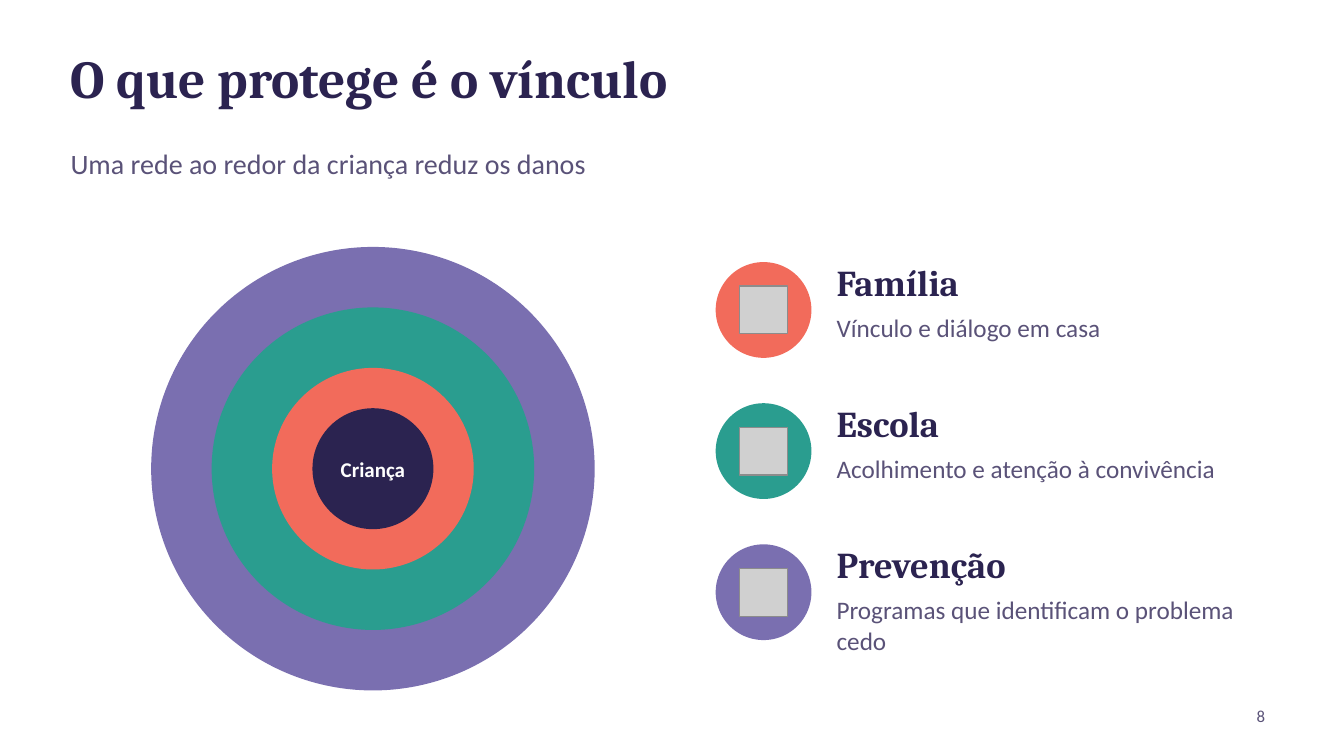
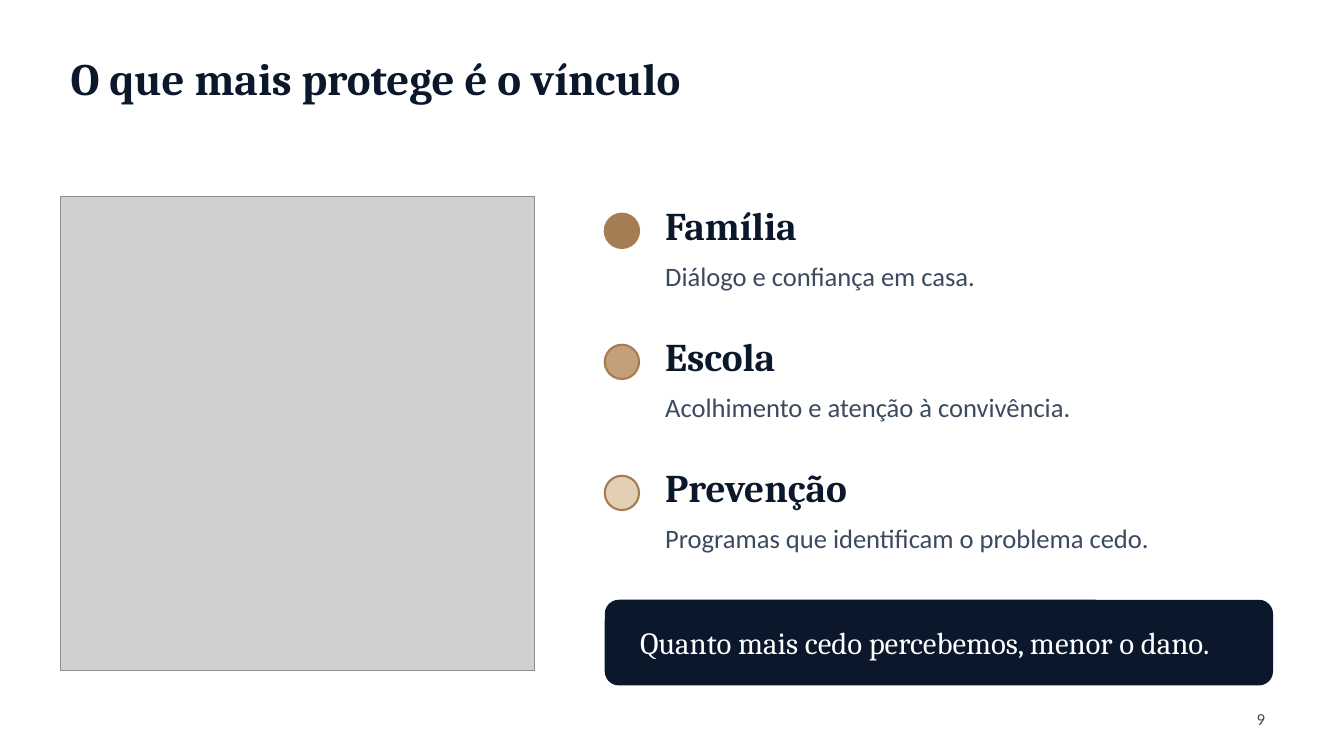
Before and after one commit to ebarroso12/ocorpoexplica, a slide deck: slide 9 of apresentacoes/bullying-saude-mental-escola.pptx (slide 8 before the commit). Drawn at 1344x756 pixels with LibreOffice and Linux fonts; fonts in the diff are those of the drawing; grey boxes stand for pictures; background and template pictures are left out. Boxes give left, top, right and bottom in pixels: in the first picture for what was removed or moved away, otherwise in the second. Text is boxed around its words. In the diff, an @@ line names an element or a change of style, - is before the commit and + after.

```diff
--- a/apresentacoes/bullying-saude-mental-escola.pptx
+++ b/apresentacoes/bullying-saude-mental-escola.pptx
@@ title at (x1=71, y1=63, x2=680, y2=105): text changed; size 38 to 32 pt; text colour #2B2350 to #0B172B @@
-O que protege é o vínculo
+O que mais protege é o vínculo
@@ text removed at (x1=71, y1=154, x2=586, y2=179) @@
-Uma rede ao redor da criança reduz os danos
@@ picture added at (x1=60, y1=197, x2=534, y2=670) @@
@@ text "Família" moved from (x1=837, y1=270, x2=959, y2=297) to (x1=665, y1=212, x2=797, y2=241) @@
@@ ellipse added at (x1=605, y1=214, x2=639, y2=248), fill #A67C52, outline #A67C52 1.5 pt @@
@@ ellipse removed at (x1=151, y1=247, x2=595, y2=691) @@
@@ text at (x1=665, y1=267, x2=974, y2=291): text changed; size 18 to 19 pt; text colour #5A5278 to #3C4A60 @@
-Vínculo e diálogo em casa
+Diálogo e confiança em casa.
@@ ellipse removed at (x1=716, y1=262, x2=812, y2=358) @@
@@ picture removed at (x1=740, y1=286, x2=787, y2=334) @@
@@ ellipse removed at (x1=212, y1=308, x2=534, y2=630) @@
@@ ellipse added at (x1=605, y1=345, x2=639, y2=379), fill #C4A07A, outline #A67C52 1.5 pt @@
@@ text "Escola" moved from (x1=837, y1=411, x2=939, y2=438) to (x1=665, y1=343, x2=775, y2=372) @@
@@ ellipse removed at (x1=272, y1=368, x2=474, y2=570) @@
@@ ellipse removed at (x1=313, y1=408, x2=434, y2=529) @@
@@ text at (x1=665, y1=398, x2=1070, y2=422): text changed; size 18 to 19 pt; text colour #5A5278 to #3C4A60 @@
-Acolhimento e atenção à convivência
+Acolhimento e atenção à convivência.
@@ ellipse removed at (x1=716, y1=403, x2=812, y2=499) @@
@@ picture removed at (x1=740, y1=427, x2=787, y2=475) @@
@@ text removed at (x1=341, y1=462, x2=405, y2=481) @@
-Criança
@@ ellipse added at (x1=605, y1=476, x2=639, y2=510), fill #E3CFB3, outline #A67C52 1.5 pt @@
@@ size 26 to 28 pt, text colour #2B2350 to #0B172B in 3 elements at (x1=665, y1=212, x2=797, y2=241), (x1=665, y1=343, x2=775, y2=372), (x1=665, y1=475, x2=847, y2=511) @@
@@ text "Prevenção" moved from (x1=837, y1=553, x2=1006, y2=586) to (x1=665, y1=475, x2=847, y2=511) @@
@@ text at (x1=665, y1=529, x2=1149, y2=553): text changed; size 18 to 19 pt; text colour #5A5278 to #3C4A60 @@
-Programas que identificam o problema cedo
+Programas que identificam o problema cedo.
@@ ellipse removed at (x1=716, y1=544, x2=812, y2=640) @@
@@ picture removed at (x1=740, y1=569, x2=787, y2=616) @@
@@ rounded rectangle added at (x1=605, y1=600, x2=1273, y2=686), fill #0B172B @@
@@ text added at (x1=640, y1=632, x2=1210, y2=661), 22 pt, text #FFFFFF @@
+Quanto mais cedo percebemos, menor o dano.
@@ page number removed at (x1=1257, y1=710, x2=1265, y2=722) @@
-8
@@ page number added at (x1=1257, y1=714, x2=1265, y2=725), 12 pt, text #3C4A60 @@
+9
```
Also in this commit, not shown: 1 other slide changed, 11 slides added, 8 slides removed, 7 other files.
